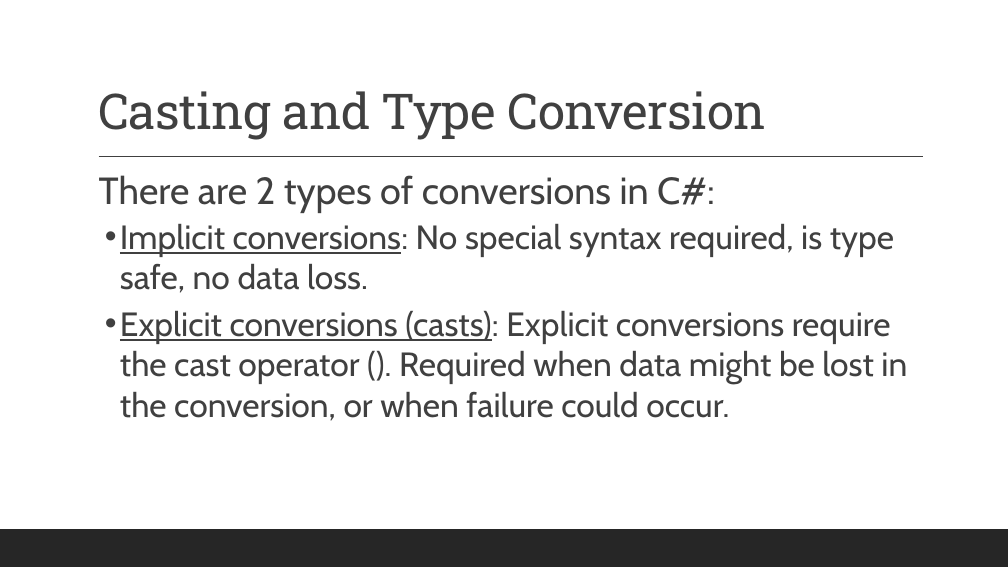
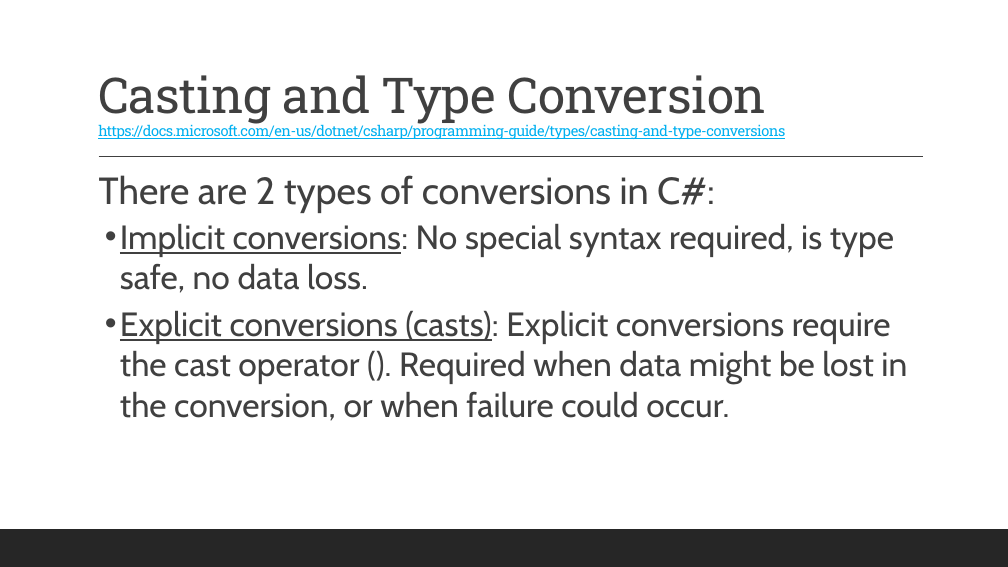
Before and after one commit to 2002-feb24-net/trainer-code, a slide deck: slide 3 of 1-csharp/MarksCodeAndPPTs/DotNetPPTs/D3_.NET_CastingAndTypeConversion.pptx. Drawn at 1008x567 pixels with LibreOffice and Linux fonts; fonts in the diff are those of the drawing. Boxes give left, top, right and bottom in pixels: in the first picture for what was removed or moved away, otherwise in the second. Text is boxed around its words. In the diff, an @@ line names an element or a change of style, - is before the commit and + after.

```diff
--- a/1-csharp/MarksCodeAndPPTs/DotNetPPTs/D3_.NET_CastingAndTypeConversion.pptx
+++ b/1-csharp/MarksCodeAndPPTs/DotNetPPTs/D3_.NET_CastingAndTypeConversion.pptx
@@ title at <box>98,75,894,341</box>: text changed; size 47 to 14 pt; text colour #404040 to #00B0F0 @@
-Casting and Type Conversion
+Casting and Type Conversion
+https://docs.microsoft.com/en-us/dotnet/csharp/programming-guide/types/casting-and-type-conversions
```
Also in this commit, not shown: 7 other slides changed, 1 other file.
